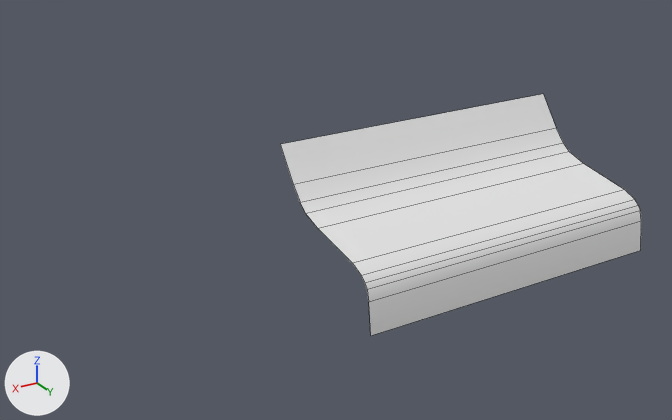
A saved change to the FBX model Assets/Resources/Backgrounds/Menu/Mesh_MenuBG_Clouds.fbx.
One viewpoint serves both versions: a camera (50 mm lens) standing at (116.4, 158.2, 76.4) and looking at (20.2, -2.2, -3.8). Every picture has the same lights, and +X, +Y and +Z are marked at lower left. Mesh edges are drawn as thin lines. Where no turn or scale is listed for an object, it has been applied to the vertices.

Names of what the first picture shows: 'Mesh_MenuBG_Clouds'.
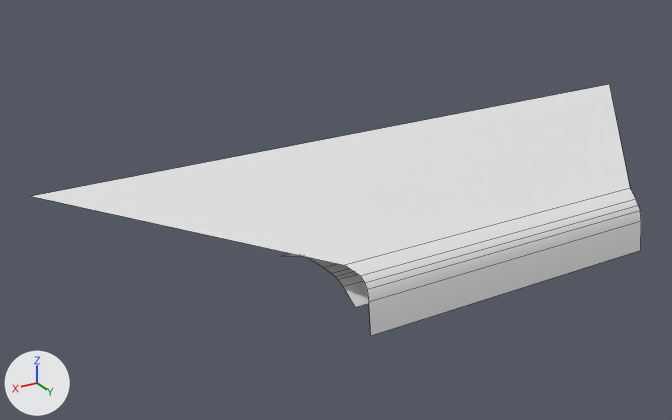
Location of each change, [x1, y1, x2, y2] in pixels of the pictures (672 x 420 px):
'Mesh_MenuBG_Clouds', reshaped (69% wider): before [280, 94, 641, 336]; after [32, 84, 641, 336]
'Mesh_MenuBG_Terrain', added: after [284, 254, 369, 307]
part 1 of me_mesh_menubg_clouds, cut back: before [280, 94, 624, 263]; after [32, 84, 630, 265]

The change, as a list of edits to the scene's bpy script:
```text
Change me_mesh_menubg_clouds:
    where me_mesh_menubg_clouds.from_pydata(...)  # 22 vertices, 10 faces; spans x -35.0..35.0, y 0.8..34.9, z -11.9..14.9
    used by ob_mesh_menubg_clouds; location = (0.0, 0.0, 0.0)
    verts and faces of me_mesh_menubg_clouds; kept vertices keep their numbers, new ones are numbered from 22
    before: 2 (-35.0, 0.8, 14.9) at pixel (543, 93), 3 (35.0, 0.8, 14.9) at pixel (280, 144), 4 (-35.0, 28.4, 0.1) at pixel (624, 189), 5 (35.0, 28.4, 0.1) at pixel (352, 263), 6 (35.0, 15.6, 2.2) at pixel (317, 228)
    before: 7 (-35.0, 15.6, 2.2) at pixel (583, 163), 8 (-35.0, 11.0, 3.6) at pixel (569, 151), 9 (35.0, 11.0, 3.6) at pixel (305, 213), 10 (35.0, 31.4, -1.0) at pixel (361, 275), 13 (-35.0, 31.4, -1.0) at pixel (634, 199)
    before: 18 (35.0, 6.0, 8.0) at pixel (293, 184), 19 (35.0, 8.7, 5.1) at pixel (300, 202), 20 (-35.0, 8.7, 5.1) at pixel (563, 142), 21 (-35.0, 6.0, 8.0) at pixel (556, 127)
    me_mesh_menubg_clouds part 1
    add delete_vertices([2, 3, *range(6, 10), *range(18, 22)])  # with the faces that use them
    add verts[4] = (-36.7, 28.4, 0.1)  # moved, pixel (630, 188)
    add verts[5] = (36.7, 28.4, 0.1)  # moved, pixel (344, 265)
    add verts[10] = (35.3, 31.4, -1.0)  # moved, pixel (360, 275)
    add verts[13] = (-35.3, 31.4, -1.0)  # moved, pixel (635, 198)
    add verts[22] = (-80.1, -20.5, 5.7)  # pixel (609, 84)
    add verts[23] = (80.1, -20.5, 5.7)  # pixel (30, 196)
    add faces += [(4, 5, 23, 22)]
Add me_mesh_menubg_terrain:
    me_mesh_menubg_terrain.from_pydata([(35.0, 29.5, -7.3), (-35.0, 29.5, -7.3), (-35.0, 17.9, -4.1), (35.0, 17.9, -4.1), (35.0, -0.2, -9.2), (-35.0, -0.2, -9.2), (35.0, 20.7, -4.0), (35.0, 22.2, -4.1), (-35.0, 22.2, -4.1), (-35.0, 20.7, -4.0), (-35.0, 25.1, -5.0), (-35.0, 23.3, -4.3), (35.0, 23.3, -4.3), (35.0, 25.1, -5.0), (-35.0, 6.9, -6.1), (-35.0, 12.2, -4.7), (-35.0, 8.8, -5.4), (35.0, 12.2, -4.7), (35.0, 6.9, -6.1), (35.0, 8.8, -5.4)], [], [(13, 0, 1, 10), (2, 15, 17, 3), (6, 7, 8, 9), (3, 6, 9, 2), (12, 13, 10, 11), (7, 12, 11, 8), (14, 18, 19, 16), (16, 19, 17, 15), (14, 5, 4, 18)])
    me_mesh_menubg_terrain.materials.append(mat_unnamed)  # white #e7e7e7
Add ob_mesh_menubg_terrain:
    ob_mesh_menubg_terrain = bpy.data.objects.new('Mesh_MenuBG_Terrain', me_mesh_menubg_terrain)
    ob_mesh_menubg_terrain.location = (0.0, 0.0, -1.3)
```
